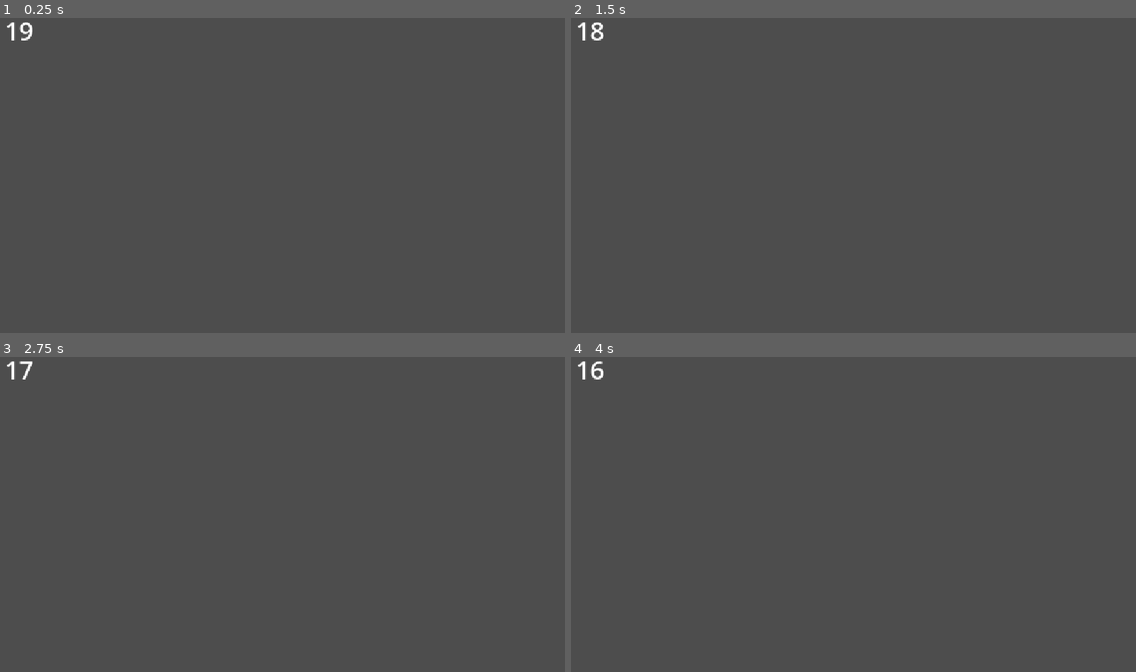
Above: before the commit, frames 1-4 (two rows, left to right).
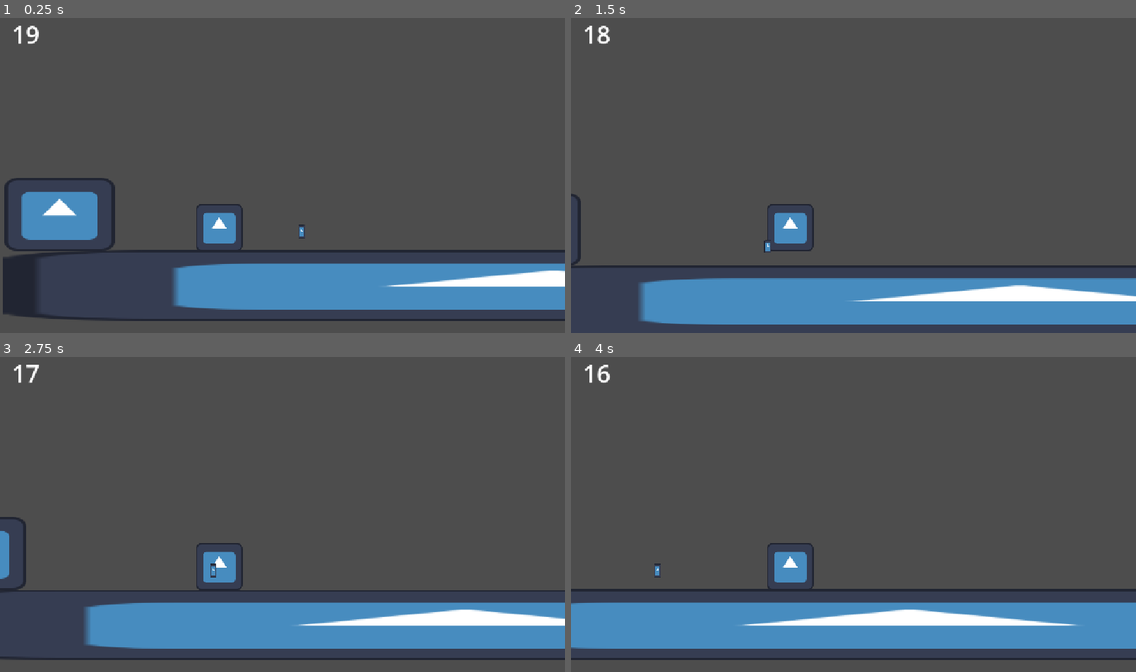
Above: after the commit, the same moments.

Repository: Ollieblock1/WHACK2026
Game: Godot game, scene res://scenes/managers/game_manager.tscn
Same seed, same stepped clock (60 frames per second), same inputs: the game is played once before the commit and once after it. The project has no main scene, so this scene is started directly. The engine's default icon, where the game draws it, is replaced by a stand-in: a white triangle on a blue panel in a dark square.
Inputs:
- Up to frame 1 (0.25 s): no input
- Up to frame 2 (1.5 s): tap Enter at 0.5 s; hold Right (moveRight) from 0.53 s (still down); tap Space (moveJump) at 0.77 s
- Up to frame 3 (2.75 s): tap Space (moveJump) at 1.52 s; release Right (moveRight) at 2.03 s; hold A (moveLeft) from 2.03 s (still down)
- Up to frame 4 (4 s): release A (moveLeft) at 2.78 s; hold Right (moveRight) from 2.78 s (still down); tap Space (moveJump) at 3.02, 3.77 s

The runs differ from the first frame. In frame 1, 17% of the frame differs, in the area x 0-100%, y 1-97%; in frame 2, 15%; in frame 3, 15%; in frame 4, 17%.

Commit message:
added the game manager and hammered out basic level design

Diff:
--- a/scenes/camera/camera.tscn
+++ b/scenes/camera/camera.tscn
@@ -3,7 +3,6 @@
 [ext_resource type="Script" uid="uid://cje8srlxoi23w" path="res://scripts/camera/camera.gd" id="1_xejhd"]
 
 [node name="Camera" type="Camera2D" unique_id=1382850481]
-position_smoothing_enabled = true
 script = ExtResource("1_xejhd")
 
 [node name="Label" type="Label" parent="." unique_id=1727742880]
--- a/scenes/level/level.tscn
+++ b/scenes/level/level.tscn
@@ -1,3 +1,33 @@
 [gd_scene format=3 uid="uid://d1lv7x0c5ogpj"]
 
+[ext_resource type="Texture2D" uid="uid://dpunqpfijmmdo" path="res://icon.svg" id="2_i166f"]
+
+[sub_resource type="RectangleShape2D" id="RectangleShape2D_poog2"]
+size = Vector2(286, 200)
+
+[sub_resource type="RectangleShape2D" id="RectangleShape2D_hq1vv"]
+size = Vector2(2986, 192)
+
 [node name="Level" type="Node2D" unique_id=1287492299]
+
+[node name="Ship" type="Area2D" parent="." unique_id=213835000]
+
+[node name="CollisionShape2D" type="CollisionShape2D" parent="Ship" unique_id=705960180]
+position = Vector2(-432, 34)
+shape = SubResource("RectangleShape2D_poog2")
+
+[node name="Sprite2D" type="Sprite2D" parent="Ship" unique_id=76057104]
+position = Vector2(-434, 33.5)
+scale = Vector2(2.34375, 1.5546875)
+texture = ExtResource("2_i166f")
+
+[node name="floor" type="StaticBody2D" parent="." unique_id=768738622]
+
+[node name="CollisionShape2D" type="CollisionShape2D" parent="floor" unique_id=1687602233]
+position = Vector2(912, 229)
+shape = SubResource("RectangleShape2D_hq1vv")
+
+[node name="Sprite2D" type="Sprite2D" parent="floor" unique_id=1056239724]
+position = Vector2(909.49994, 227)
+scale = Vector2(23.38281, 1.5)
+texture = ExtResource("2_i166f")
--- a/scenes/managers/game_manager.tscn
+++ b/scenes/managers/game_manager.tscn
@@ -1,11 +1,26 @@
 [gd_scene format=3 uid="uid://djsx2ols57186"]
 
 [ext_resource type="Script" uid="uid://dfjq73rci6jms" path="res://scripts/managers/game_manager.gd" id="1_i04cf"]
+[ext_resource type="PackedScene" uid="uid://cmso0t026kb2a" path="res://scenes/player/player.tscn" id="2_6t86j"]
 [ext_resource type="PackedScene" uid="uid://fq3wafqtn3dq" path="res://scenes/camera/camera.tscn" id="2_r76ct"]
+[ext_resource type="PackedScene" uid="uid://d1lv7x0c5ogpj" path="res://scenes/level/level.tscn" id="4_3yu1d"]
+[ext_resource type="PackedScene" uid="uid://djp0nv4ddbxsf" path="res://scenes/experiments/thermometer.tscn" id="5_3yu1d"]
 
 [node name="gameManager" type="Node2D" unique_id=493323348]
 script = ExtResource("1_i04cf")
 
-[node name="Camera" parent="." unique_id=1382850481 instance=ExtResource("2_r76ct")]
+[node name="Player" parent="." unique_id=873710702 instance=ExtResource("2_6t86j")]
+position = Vector2(0, 62)
 
-[connection signal="oxygenLost" from="Camera" to="." method="_on_camera_oxygen_lost"]
+[node name="Camera" parent="Player" unique_id=1382850481 instance=ExtResource("2_r76ct")]
+position = Vector2(172, -145)
+scale = Vector2(1.3, 1.3)
+zoom = Vector2(0.75, 0.75)
+
+[node name="Level" parent="." unique_id=1287492299 instance=ExtResource("4_3yu1d")]
+
+[node name="Thermometer" parent="." unique_id=1697934362 instance=ExtResource("5_3yu1d")]
+position = Vector2(224.00003, 80)
+scale = Vector2(1.3, 1.3)
+
+[connection signal="oxygenLost" from="Player/Camera" to="." method="_on_camera_oxygen_lost"]
--- a/scenes/player/player.tscn
+++ b/scenes/player/player.tscn
@@ -9,20 +9,18 @@
 [sub_resource type="CircleShape2D" id="CircleShape2D_3bixf"]
 radius = 396.61063
 
-[node name="Player" type="Node2D" unique_id=873710702]
-
-[node name="CharacterBody2D" type="CharacterBody2D" parent="." unique_id=505358960]
+[node name="Player" type="CharacterBody2D" unique_id=2066525280]
 script = ExtResource("1_dovo2")
 
-[node name="CollisionShape2D" type="CollisionShape2D" parent="CharacterBody2D" unique_id=1881094132]
+[node name="CollisionShape2D" type="CollisionShape2D" parent="." unique_id=1881094132]
 shape = SubResource("RectangleShape2D_3bixf")
 
-[node name="Sprite2D" type="Sprite2D" parent="CharacterBody2D" unique_id=1283357609]
+[node name="Sprite2D" type="Sprite2D" parent="." unique_id=1283357609]
 texture = ExtResource("1_8afob")
 
-[node name="interactionSphere" type="Area2D" parent="CharacterBody2D" unique_id=1982946782]
+[node name="interactionSphere" type="Area2D" parent="." unique_id=1982946782]
 collision_layer = 4
 collision_mask = 4
 
-[node name="CollisionShape2D" type="CollisionShape2D" parent="CharacterBody2D/interactionSphere" unique_id=419234317]
+[node name="CollisionShape2D" type="CollisionShape2D" parent="interactionSphere" unique_id=419234317]
 shape = SubResource("CircleShape2D_3bixf")
--- a/scripts/managers/game_manager.gd
+++ b/scripts/managers/game_manager.gd
@@ -18,7 +18,7 @@
 
 # Called when the node enters the scene tree for the first time.
 func _ready() -> void:
-	pass # Replace with function body.
+	$Thermometer.setTemp(5)
 
 
 # Called every frame. 'delta' is the elapsed time since the previous frame.
